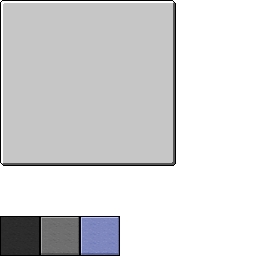
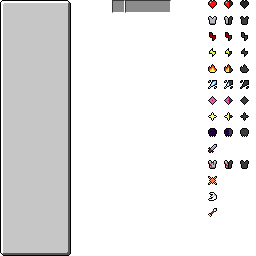
Before/after of a 256x256 layered artwork. What changed in the layer stack:
showed "InterfaceAttributes", painted on it over [0,0,249,256]
hid "InterfaceClassSelector" over [0,0,176,256]
